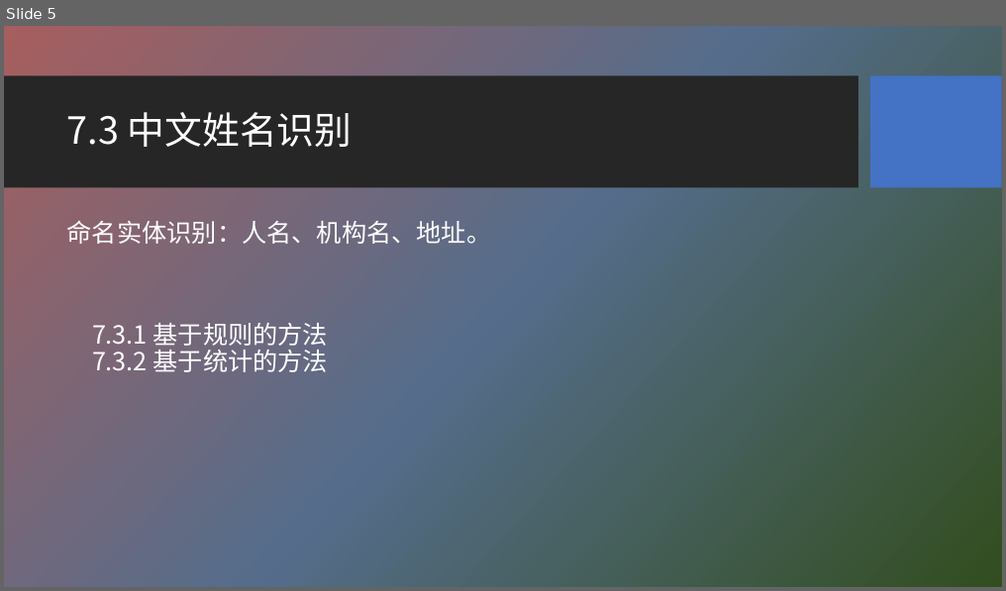
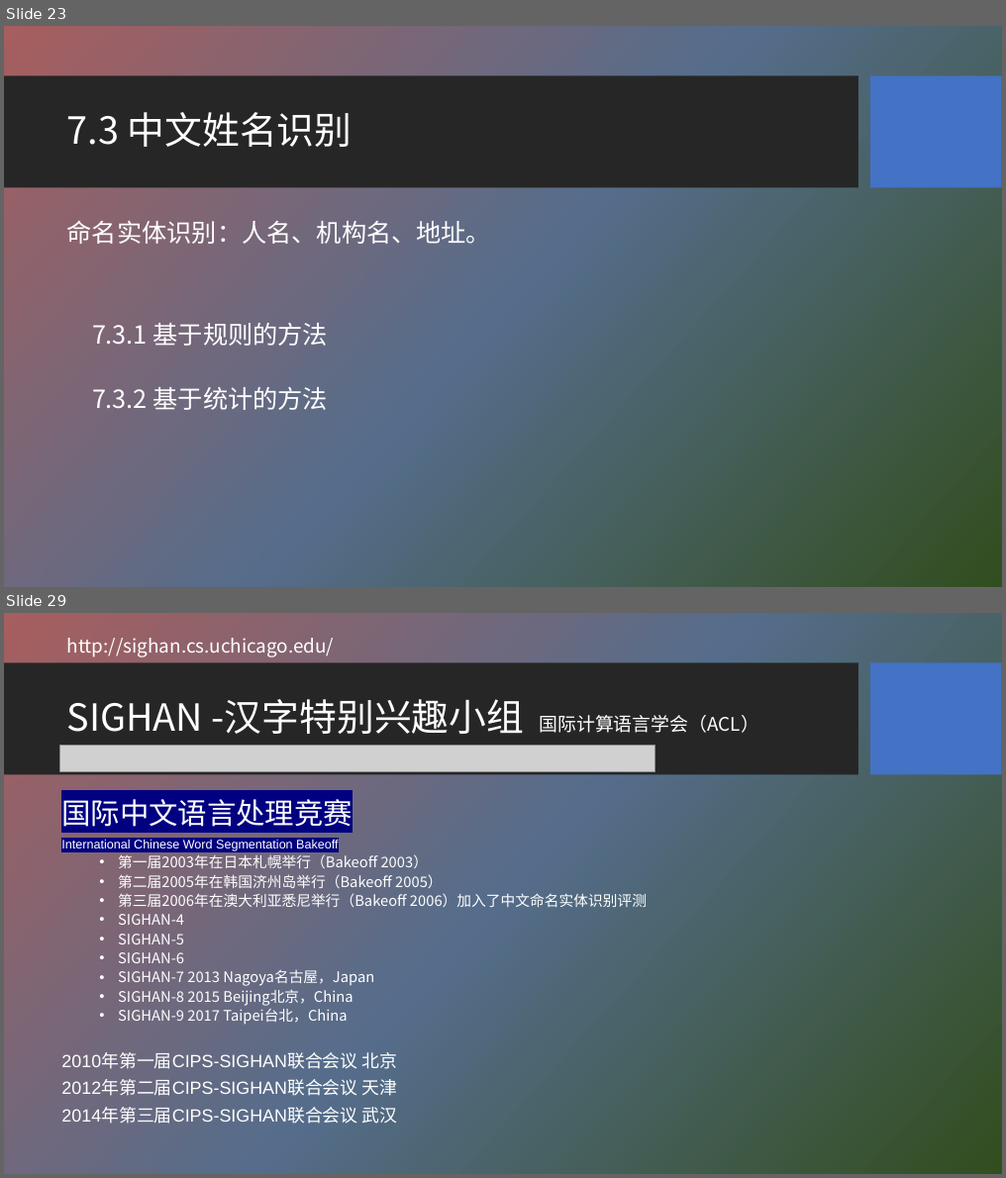
Before and after one commit to HBU/NLP_PPT, a slide deck: PPT-2020/ch07 词法分析.pptx. Shown one above the other, each under a label of ours: slide 5 before the commit, slides 23 and 29 after it; the slides between them are not shown. The pictures are 1006x591 and 1006x1178 pixels, drawn with LibreOffice and Linux fonts; fonts in the diff are those of the drawing; grey boxes stand for pictures; background and template pictures are left out. Boxes give left, top, right and bottom in pixels: in the first picture for what was removed or moved away, otherwise in the second. Text is boxed around its words. In the diff, an @@ line names an element or a change of style, - is before the commit and + after.

```diff
--- a/PPT-2020/ch07 词法分析.pptx
+++ b/PPT-2020/ch07 词法分析.pptx
@@ slide 29 added at (4,613,1002,1174), background picture (left out); not listed: 2 template elements that a slide beside it also shows @@
@@ text added at (67,638,335,658), 18 pt, text #FFFFFF @@
+http://sighan.cs.uchicago.edu/
@@ title added at (67,699,525,734), 36 pt, text #FFFFFF @@
+SIGHAN -汉字特别兴趣小组
@@ text added at (539,715,759,733), 18 pt, text #FFFFFF @@
+国际计算语言学会（ACL）
@@ picture added at (59,745,654,771) @@
@@ text added at (61,799,647,1124), 14 pt, text #FFFFFF @@
+国际中文语言处理竞赛
+International Chinese Word Segmentation Bakeoff
+  • 第一届2003年在日本札幌举行（Bakeoff 2003）
+  • 第二届2005年在韩国济州岛举行（Bakeoff 2005）
+  • 第三届2006年在澳大利亚悉尼举行（Bakeoff 2006）加入了中文命名实体识别评测
+  • SIGHAN-4
+  • SIGHAN-5
+  • SIGHAN-6
+  • SIGHAN-7 2013 Nagoya名古屋，Japan
+  • SIGHAN-8 2015 Beijing北京，China
+  • SIGHAN-9 2017 Taipei台北，China
+2010年第一届CIPS-SIGHAN联合会议 北京
+2012年第二届CIPS-SIGHAN联合会议 天津
+2014年第三届CIPS-SIGHAN联合会议 武汉
@@ what was slide 5 is now slide 23 @@
@@ slide 23 changed as well @@
@@ text at (92,323,328,410): text changed @@
-7.3.1 基于规则的方法
-7.3.2 基于统计的方法
+7.3.1 基于规则的方法
+7.3.2 基于统计的方法
```
Also in this commit, not shown: 6 other slides changed, 28 other slides added, 2 other files.
